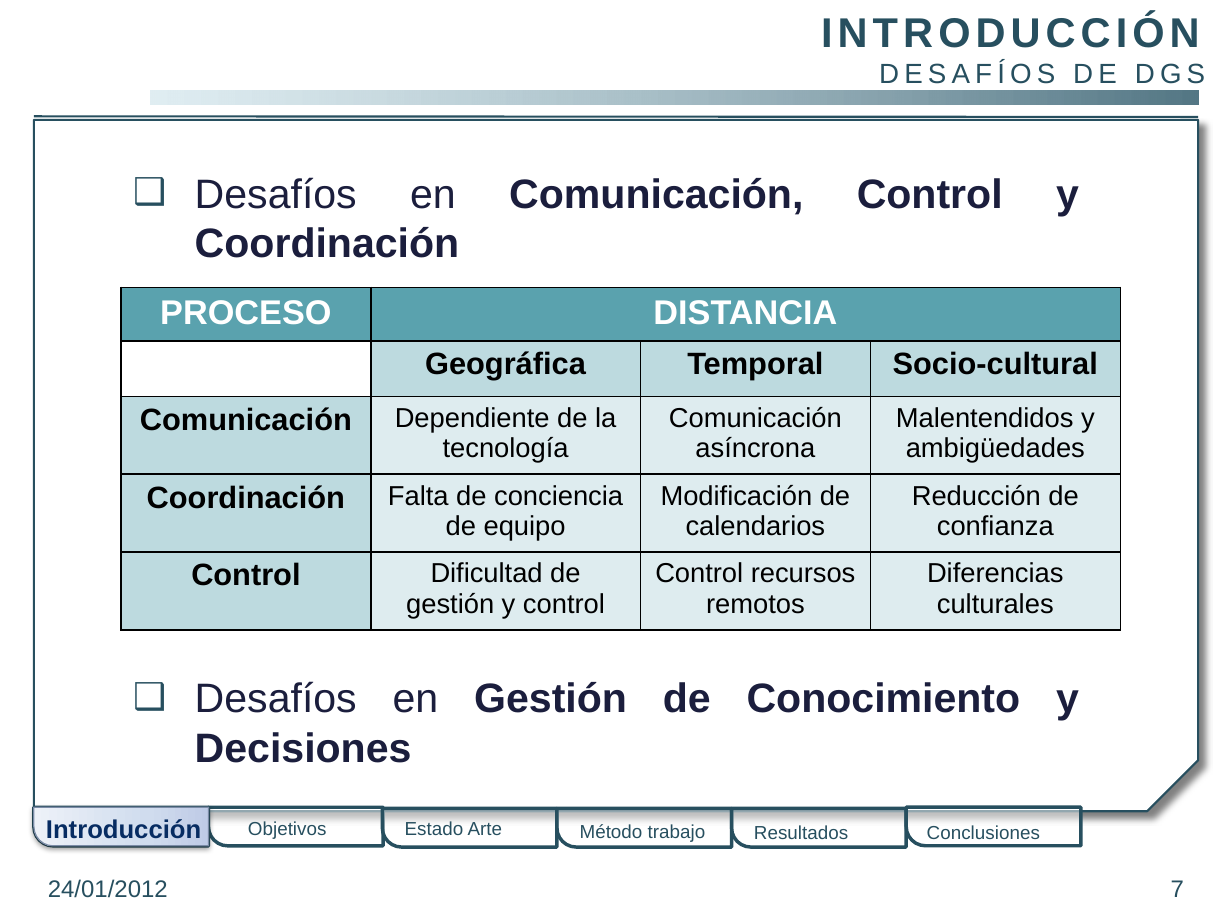
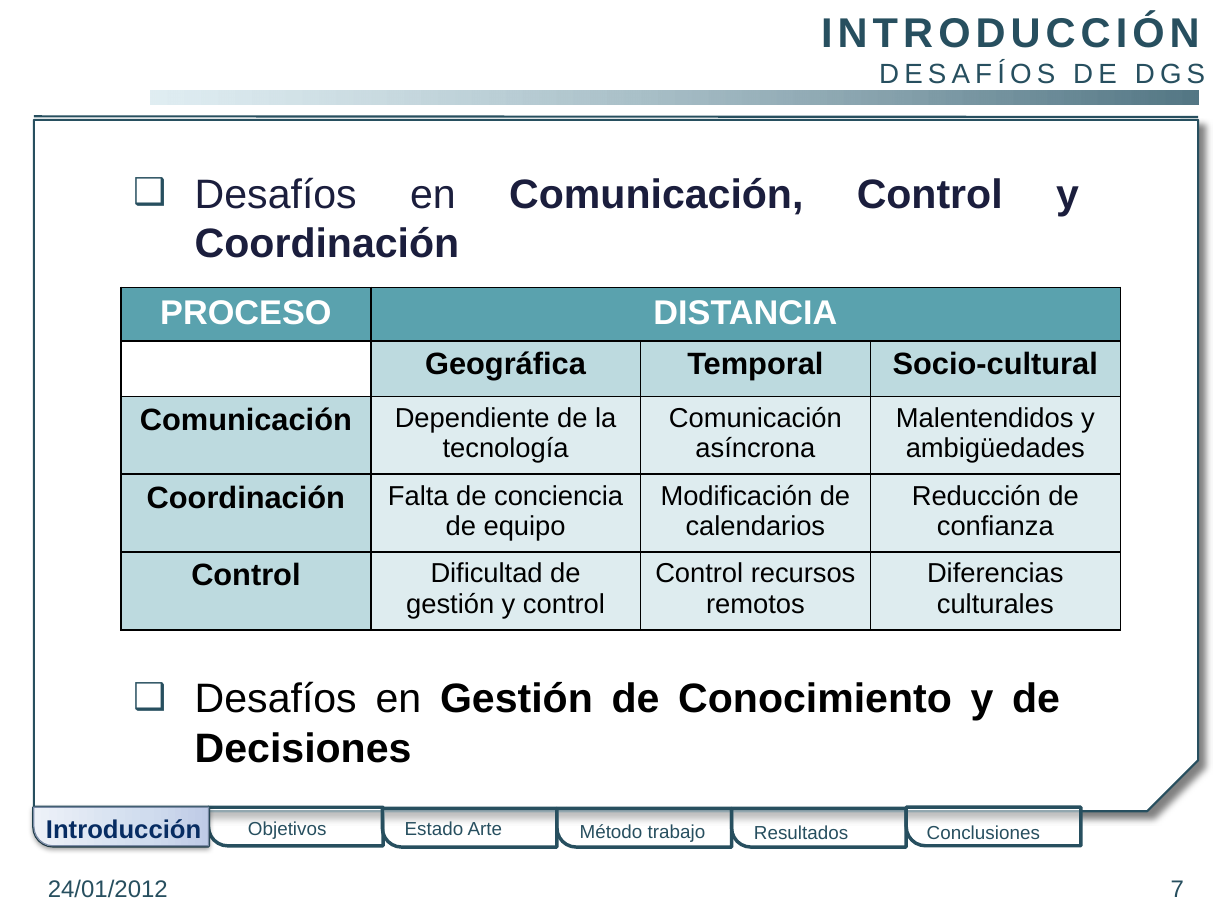
Before and after one commit to gangadhar001/repo-pfc, a slide deck: slide 7 of PFC/Presentacion/PresentacionPFC.pptx. Drawn at 1232x924 pixels with LibreOffice and Linux fonts; fonts in the diff are those of the drawing; background and template pictures are left out. Boxes give left, top, right and bottom in pixels: in the first picture for what was removed or moved away, otherwise in the second. Text is boxed around its words. In the diff, an @@ line names an element or a change of style, - is before the commit and + after.

```diff
--- a/PFC/Presentacion/PresentacionPFC.pptx
+++ b/PFC/Presentacion/PresentacionPFC.pptx
@@ text at (x1=195, y1=681, x2=1060, y2=763): text changed; text colour #1B1E3E to #000000 @@
-❑ Desafíos en Gestión de Conocimiento y Decisiones
+❑ Desafíos en Gestión de Conocimiento y de Decisiones
```
Also in this commit, not shown: 7 other slides changed, 4 slides added.
